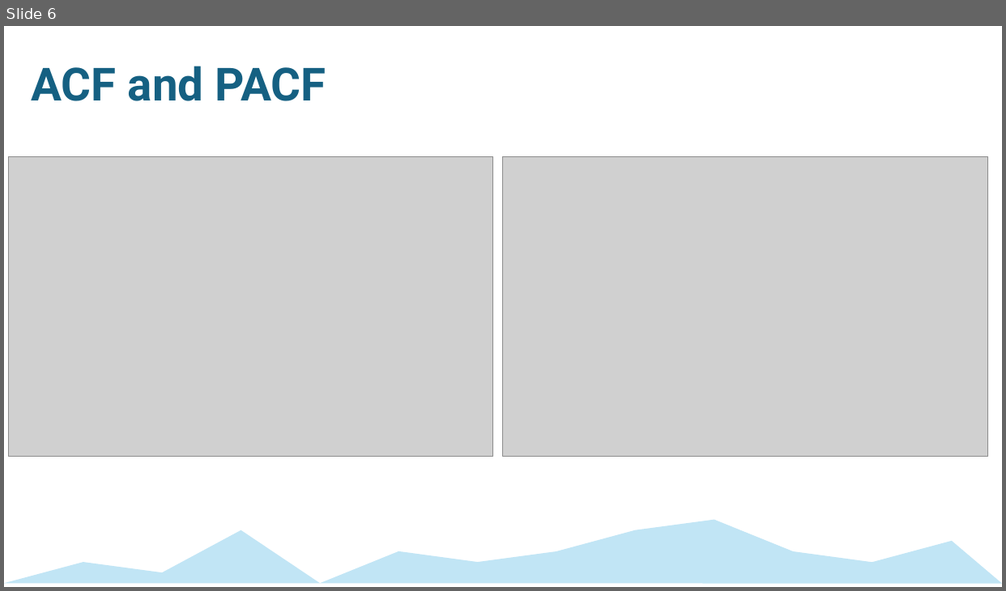
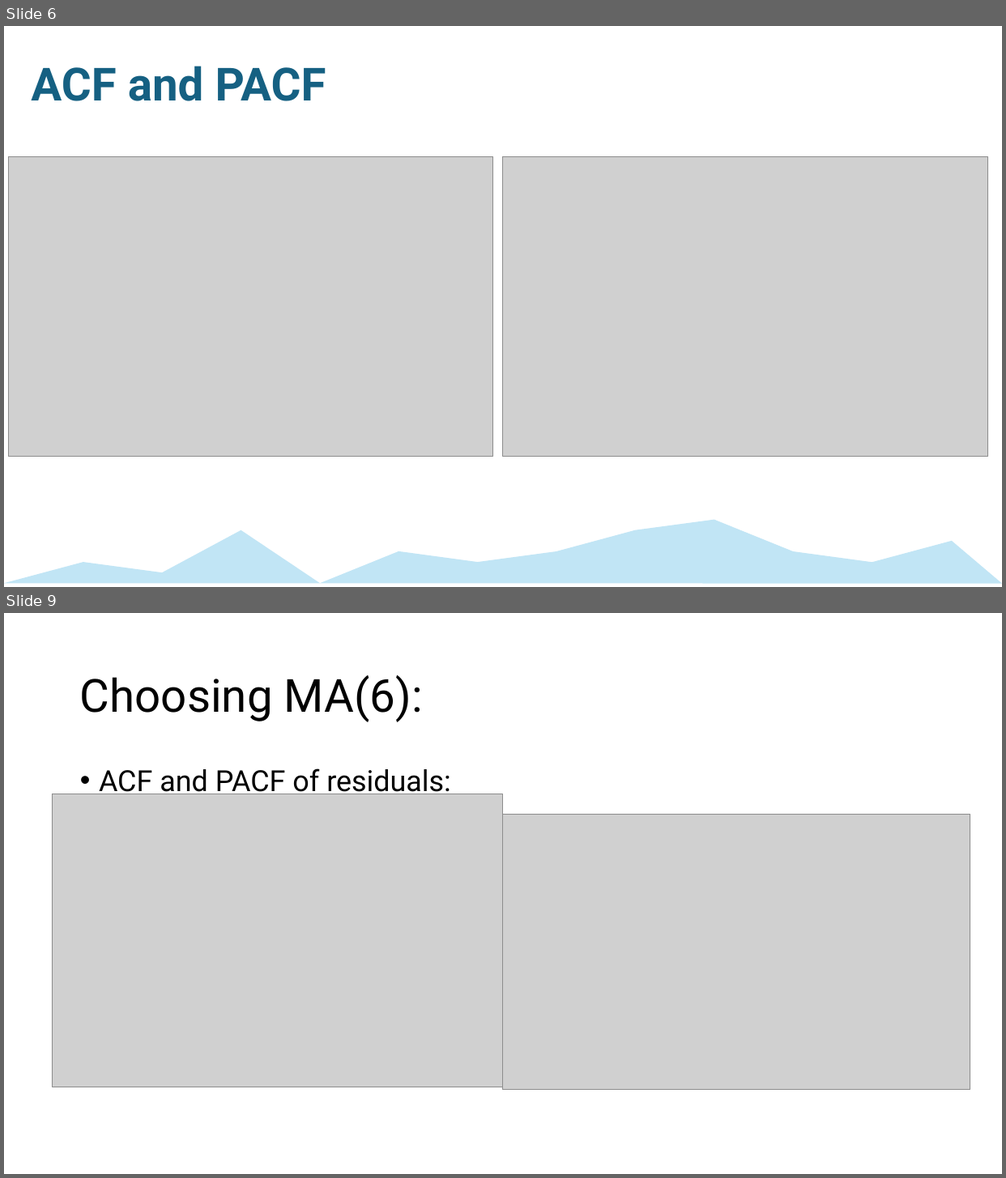
Before and after one commit to mckenzie-maidl/data5305-traffic-predictions, a slide deck: Presentations/Step1Presentation_ECON5305_DataTranslationChallenge.pptx. Shown one above the other, each under a label of ours: slide 6 before the commit, slides 6 and 9 after it; the slides between them are not shown. The pictures are 1006x591 and 1006x1178 pixels, drawn with LibreOffice and Linux fonts; fonts in the diff are those of the drawing; grey boxes stand for pictures. Boxes give left, top, right and bottom in pixels: in the first picture for what was removed or moved away, otherwise in the second. Text is boxed around its words. In the diff, an @@ line names an element or a change of style, - is before the commit and + after.

```diff
--- a/Presentations/Step1Presentation_ECON5305_DataTranslationChallenge.pptx
+++ b/Presentations/Step1Presentation_ECON5305_DataTranslationChallenge.pptx
@@ slide 9 added at bbox=[4, 613, 1002, 1174], background #FFFFFF @@
@@ title added at bbox=[80, 675, 423, 722], 44 pt, text #000000 @@
+Choosing MA(6):
@@ text added at bbox=[99, 769, 451, 798], 28 pt, text #000000 @@
+• ACF and PACF of residuals:
@@ picture added at bbox=[52, 794, 503, 1087] @@
@@ picture added at bbox=[503, 815, 970, 1090] @@
```
Also in this commit, not shown: 6 other slides added, 3 other files.
